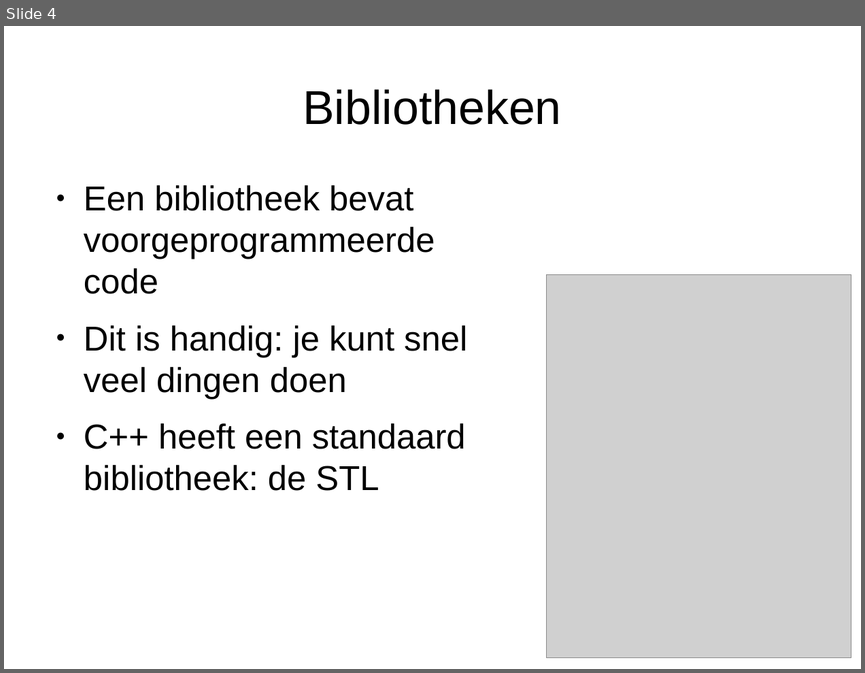
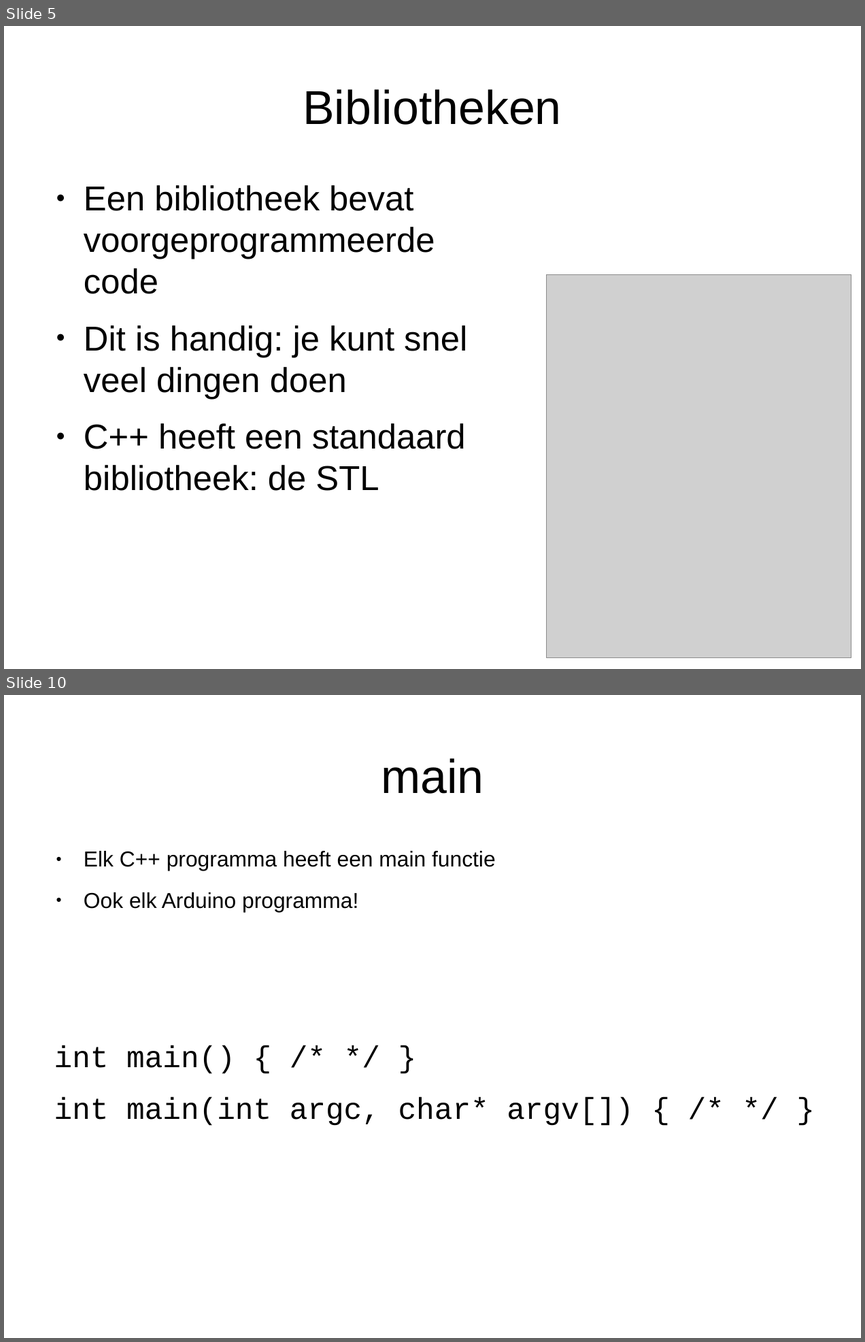
Before and after one commit to djog/arduino_cursus, a slide deck: Raw/ArduinoEnCpp.odp. Shown one above the other, each under a label of ours: slide 4 before the commit, slides 5 and 10 after it; the slides between them are not shown. The pictures are 865x673 and 865x1342 pixels, drawn with LibreOffice and Linux fonts; fonts in the diff are those of the drawing; grey boxes stand for pictures. Boxes give left, top, right and bottom in pixels: in the first picture for what was removed or moved away, otherwise in the second. Text is boxed around its words. In the diff, an @@ line names an element or a change of style, - is before the commit and + after.

Commit message:
Functies 1 en 2

```diff
--- a/Raw/ArduinoEnCpp.odp
+++ b/Raw/ArduinoEnCpp.odp
@@ slide 10 added at [4,695,861,1338], background #FFFFFF @@
@@ title added at [381,758,483,794], 44 pt, text #000000 @@
+main
@@ text added at [84,851,496,909], 20 pt, text #000000 @@
+● Elk C++ programma heeft een main functie
+● Ook elk Arduino programma!
@@ text added at [54,1045,633,1125], 28 pt, text #000000 @@
+int main() { /* */ }
+int main(int argc, char* argv[]) { /* */ }
@@ what was slide 4 is now slide 5 @@
```
Also in this commit, not shown: 3 slides changed, 3 other slides added, 1 slide removed, 5 other files.
